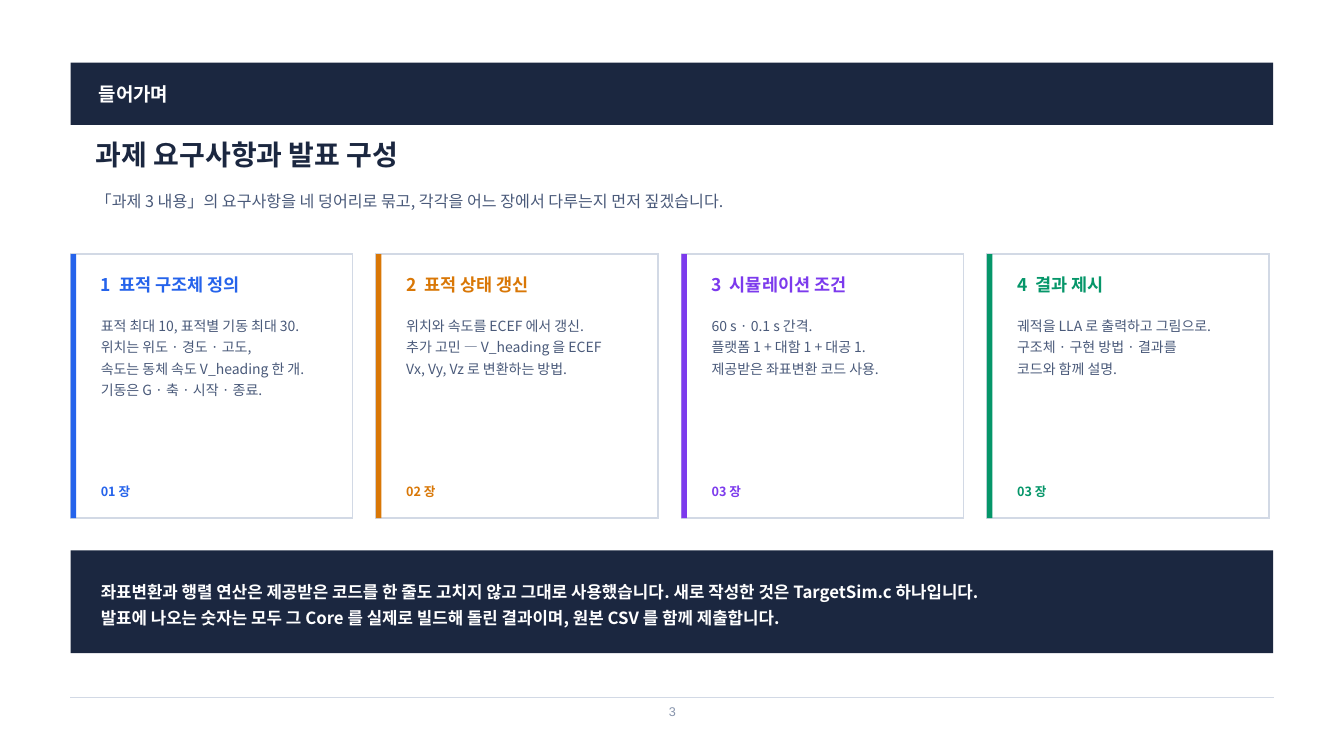
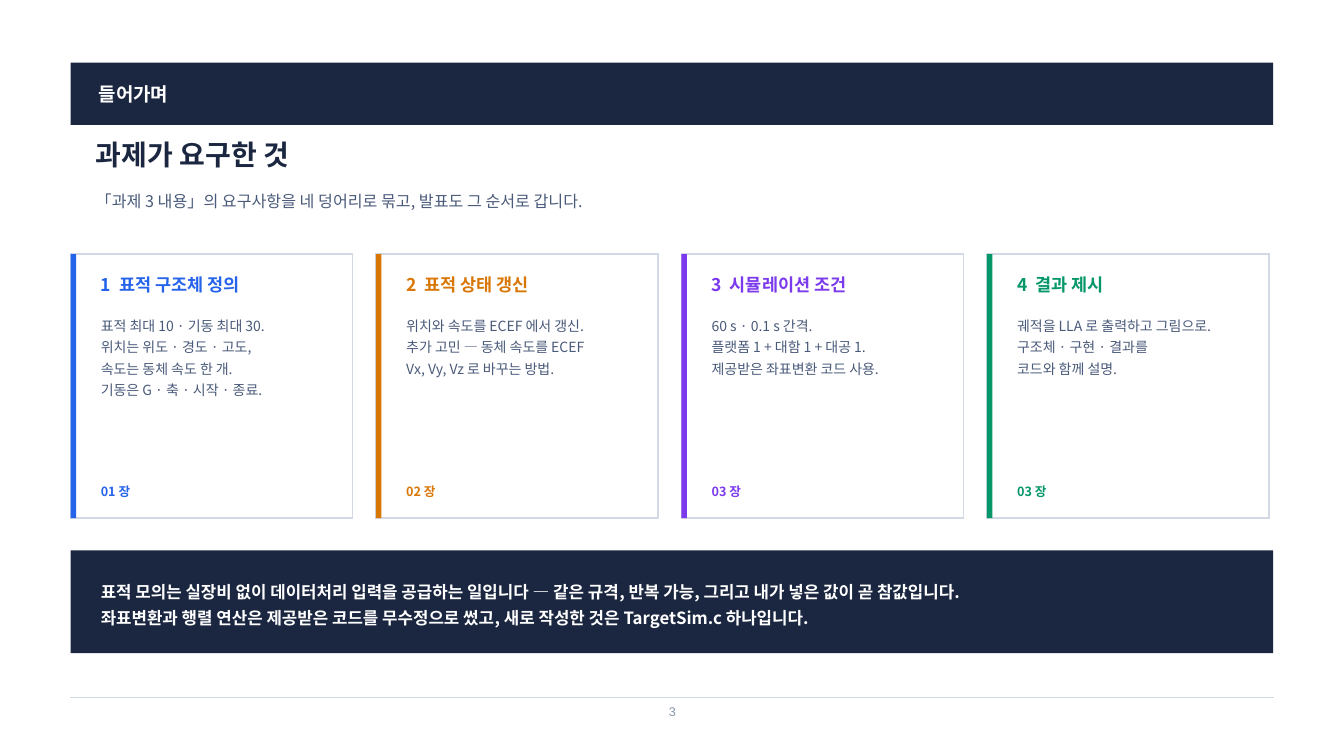
Before and after one commit to harley-hwan/radar-sw-study, a slide deck: slide 3 of Part3_TargetSim/ref/산출물/Chapter3_TargetSim.pptx. Drawn at 1344x756 pixels with LibreOffice and Linux fonts; fonts in the diff are those of the drawing. Boxes give left, top, right and bottom in pixels: in the first picture for what was removed or moved away, otherwise in the second. Text is boxed around its words. In the diff, an @@ line names an element or a change of style, - is before the commit and + after.

```diff
--- a/Part3_TargetSim/ref/산출물/Chapter3_TargetSim.pptx
+++ b/Part3_TargetSim/ref/산출물/Chapter3_TargetSim.pptx
@@ text at <box>96,141,289,168</box>: text changed @@
-과제 요구사항과 발표 구성
+과제가 요구한 것
@@ text at <box>96,193,583,210</box>: text changed @@
-「과제 3 내용」의 요구사항을 네 덩어리로 묶고, 각각을 어느 장에서 다루는지 먼저 짚겠습니다.
+「과제 3 내용」의 요구사항을 네 덩어리로 묶고, 발표도 그 순서로 갑니다.
@@ text at <box>101,319,264,332</box>: text changed @@
-표적 최대 10, 표적별 기동 최대 30.
+표적 최대 10 · 기동 최대 30.
@@ text at <box>406,340,584,377</box>: text changed @@
-추가 고민 — V_heading 을 ECEF
-Vx, Vy, Vz 로 변환하는 방법.
+추가 고민 — 동체 속도를 ECEF
+Vx, Vy, Vz 로 바꾸는 방법.
@@ text at <box>1017,340,1148,353</box>: text changed @@
-구조체 · 구현 방법 · 결과를
+구조체 · 구현 · 결과를
@@ text at <box>101,362,233,375</box>: text changed @@
-속도는 동체 속도 V_heading 한 개.
+속도는 동체 속도 한 개.
@@ text at <box>101,584,960,628</box>: text changed @@
-좌표변환과 행렬 연산은 제공받은 코드를 한 줄도 고치지 않고 그대로 사용했습니다. 새로 작성한 것은 TargetSim.c 하나입니다.
-발표에 나오는 숫자는 모두 그 Core 를 실제로 빌드해 돌린 결과이며, 원본 CSV 를 함께 제출합니다.
+표적 모의는 실장비 없이 데이터처리 입력을 공급하는 일입니다 — 같은 규격, 반복 가능, 그리고 내가 넣은 값이 곧 참값입니다.
+좌표변환과 행렬 연산은 제공받은 코드를 무수정으로 썼고, 새로 작성한 것은 TargetSim.c 하나입니다.
```
Also in this commit, not shown: 18 other slides changed, 15 slides removed, 28 other files.
